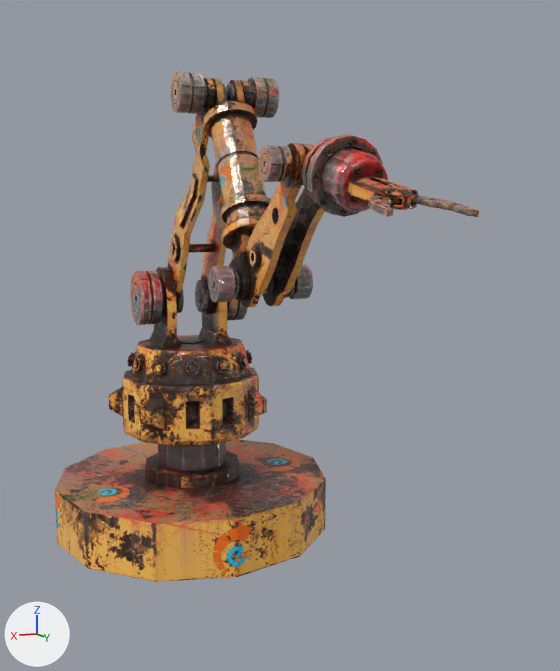
What one commit did to the Blender file apps/public/models/RobotArm.blend.
The view is the same before and after, from a 50 mm lens placed at (25.2, 88.1, 36.4), pointed at (-2.8, 21.1, 26.1). The lights are fixed; the arrows at lower left show +X, +Y and +Z.

The older version as bpy lines, for what is in view:
```python
me_circle_006 = bpy.data.meshes.new('Circle.006')
me_circle_006.from_pydata(...)  # 1698 vertices, 1743 faces; spans x -5.0..5.0, y -2.1..26.9, z -2.4..2.5
me_circle_006.materials.append(mat_robotarm)
me_circle_007 = bpy.data.meshes.new('Circle.007')
me_circle_007.from_pydata(...)  # 1646 vertices, 1680 faces; spans x -4.5..4.5, y -1.5..21.6, z -2.8..2.8
me_circle_007.materials.append(mat_robotarm)
me_cylinder = bpy.data.meshes.new('Cylinder')
me_cylinder.from_pydata(...)  # 806 vertices, 736 faces; spans x -2.0..2.0, y 0.0..8.01, z -2.0..2.0
me_cylinder.materials.append(mat_robotarm)
me_cylinder_001 = bpy.data.meshes.new('Cylinder.001')
me_cylinder_001.from_pydata(...)  # 1137 vertices, 1056 faces; spans x -2.78..2.75, y -1.52..5.28, z -2.71..2.82
me_cylinder_001.materials.append(mat_robotarm)
ob_arm_002 = bpy.data.objects.new('Arm.002', me_circle_006)
ob_arm_002.parent = ob_arm_001
ob_arm_002.location = (0.0, 0.0, 0.0)
ob_arm_002.rotation_euler = (0.984, 0.0, 0.0)  # degrees (56, 0, 0)
ob_arm_003 = bpy.data.objects.new('Arm.003', me_circle_007)
ob_arm_003.parent = ob_arm_002
ob_arm_003.location = (0.0, 25.0, 0.0757)
ob_arm_003.rotation_euler = (-2.062, 0.0, 0.0)  # degrees (-118, 0, 0)
ob_arm_005 = bpy.data.objects.new('Arm.005', me_cylinder_001)
ob_arm_005.parent = ob_arm_004
ob_arm_005.matrix_parent_inverse = Matrix(((1.0, 0.0, 0.0, 0.0), (0.0, 1.0, 0.0, -30.57), (0.0, 0.0, 1.0, 0.0), (0.0, 0.0, 0.0, 1.0)))
ob_arm_005.location = (0.0125, 45.57, 0.0)
ob_arm_005.rotation_euler = (-0.925, 0.0, 0.0)  # degrees (-53, 0, 0)
ob_arm_006 = bpy.data.objects.new('Arm.006', me_cylinder)
ob_arm_006.parent = ob_arm_005
ob_arm_006.matrix_parent_inverse = Matrix(((1.0, 0.0, 0.0, -0.0125), (0.0, 1.0, 0.0, -45.84), (0.0, 0.0, 1.0, 0.0), (0.0, 0.0, 0.0, 1.0)))
ob_arm_006.location = (0.0, 50.84, 0.0)
# also in view: 'Arm.004' at (0.0, 28.7, 35.7); 'Arm.000' at (0.0, 0.1, 6.6); 'Arm.001' at (0.0, -0.5, 21.9)
```
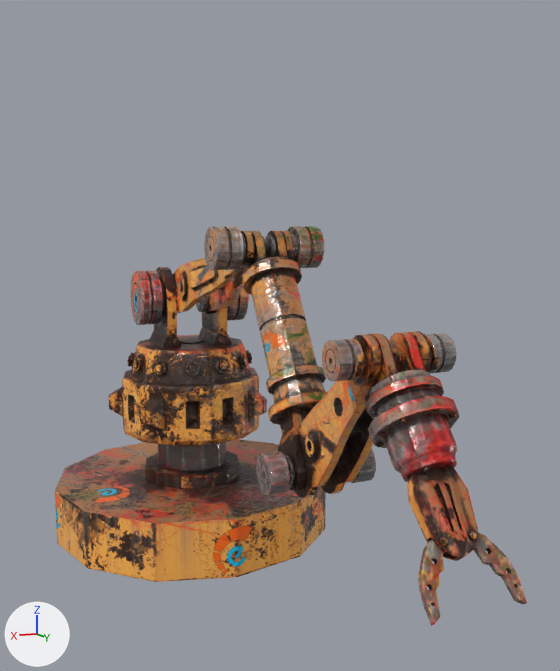
What changed in the scene script:
```text
Change ob_arm_005:
    ob_arm_005.rotation_euler: (-0.925, 0.0, 0.0) -> (-1.67, 0.0, 0.0)  # degrees (-53, 0, 0) -> degrees (-96, 0, 0)
Change ob_arm_002:
    ob_arm_002.rotation_euler: (0.984, 0.0, 0.0) -> (0.256, 0.0, 0.0)  # degrees (56, 0, 0) -> degrees (15, 0, 0)
Change ob_arm_003:
    ob_arm_003.rotation_euler: (-2.062, 0.0, 0.0) -> (-1.249, 0.0, 0.0)  # degrees (-118, 0, 0) -> degrees (-72, 0, 0)
```

Where the change shows, as pixel boxes [x1, y1, x2, y2] in the pictures (560 x 671 px):
'Arm.003', turned
    before: [203, 78, 313, 302]
    after: [241, 231, 376, 495]
'Arm.004', turned
    before: [241, 143, 325, 307]
    after: [294, 331, 456, 498]
'Arm.002', turned
    before: [167, 71, 279, 314]
    after: [173, 226, 324, 314]
'Arm.006', turned
    before: [321, 148, 418, 212]
    after: [383, 414, 478, 561]
'Arm.005', turned
    before: [302, 134, 382, 217]
    after: [366, 332, 459, 448]
'Arm.007', turned
    before: [411, 195, 479, 217]
    after: [473, 532, 527, 604]
'Arm.008', turned
    before: [368, 195, 394, 217]
    after: [418, 539, 444, 626]
